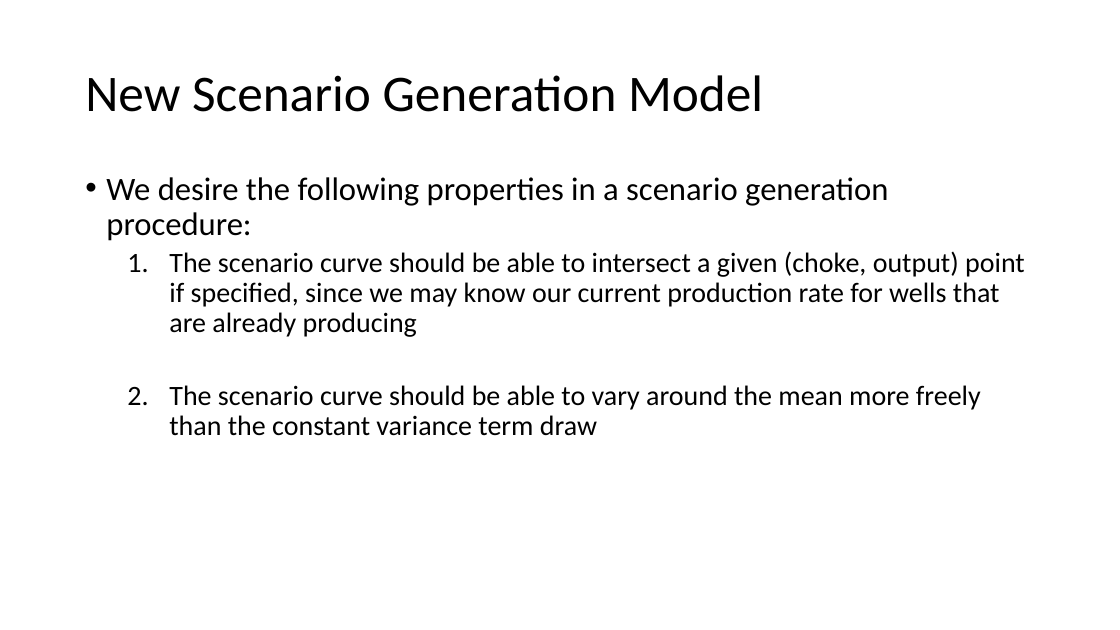
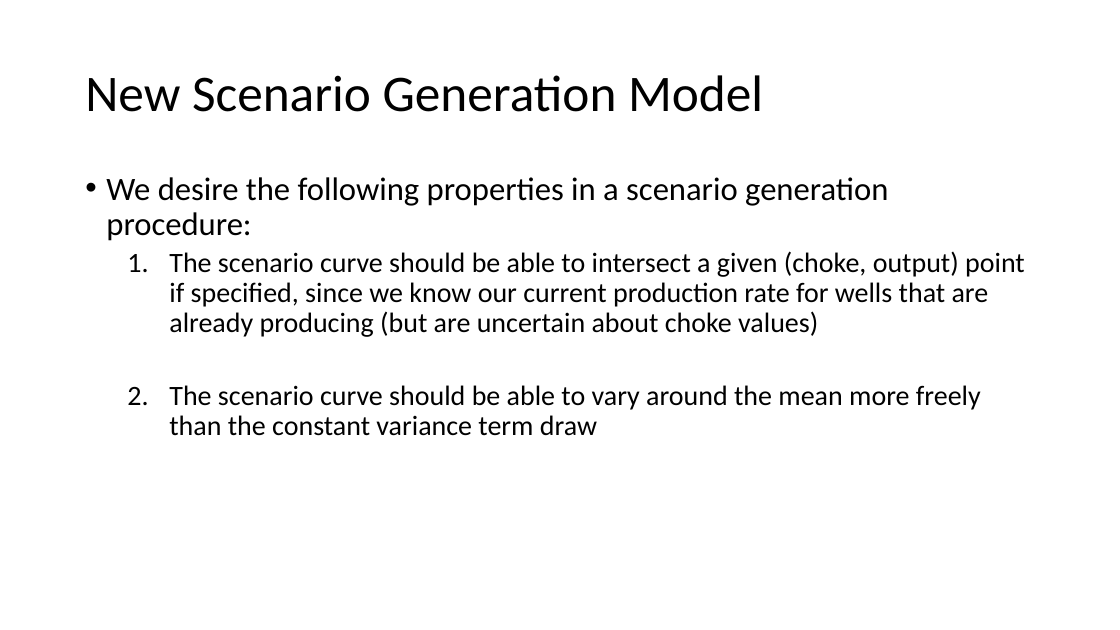
Before and after one commit to bendiw/OilOpt, a slide deck: slide 8 of PP/Master Discussion 14_may.pptx. Drawn at 1120x630 pixels with LibreOffice and Linux fonts; fonts in the diff are those of the drawing. Boxes give left, top, right and bottom in pixels: in the first picture for what was removed or moved away, otherwise in the second. Text is boxed around its words. In the diff, an @@ line names an element or a change of style, - is before the commit and + after.

```diff
--- a/PP/Master Discussion 14_may.pptx
+++ b/PP/Master Discussion 14_may.pptx
@@ text at (169,251,1025,337): text changed @@
-  1. The scenario curve should be able to intersect a given (choke, output) point if specified, since we may know our current production rate for wells that are already producing
+  1. The scenario curve should be able to intersect a given (choke, output) point if specified, since we know our current production rate for wells that are already producing (but are uncertain about choke values)
```
Also in this commit, not shown: 3 other slides changed, 1 slide added, 11 other files.
